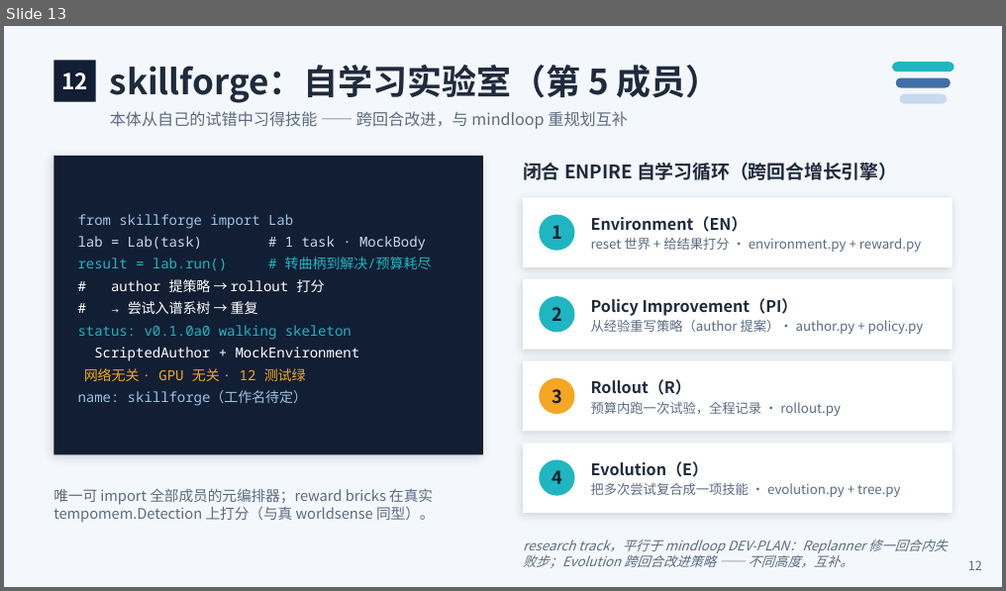
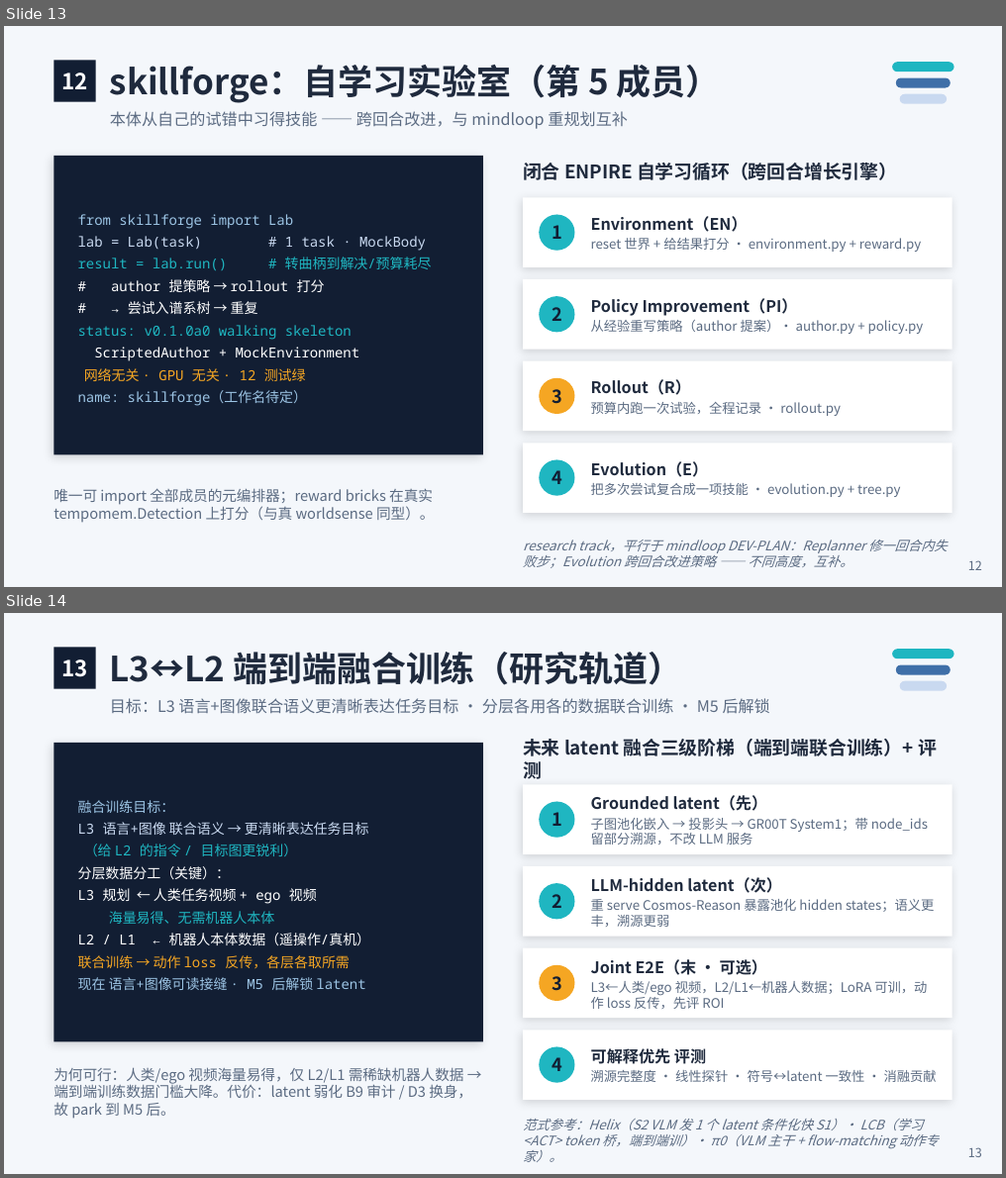
Before and after one commit to wikieden/SpatialRobot, a slide deck: 三层大脑架构方案汇报.pptx. Shown one above the other, each under a label of ours: slide 13 before the commit, slides 13 and 14 after it. The pictures are 1006x591 and 1006x1178 pixels, drawn with LibreOffice and Linux fonts; fonts in the diff are those of the drawing. Boxes give left, top, right and bottom in pixels: in the first picture for what was removed or moved away, otherwise in the second. Text is boxed around its words. In the diff, an @@ line names an element or a change of style, - is before the commit and + after.

Commit message:
docs: latent-fusion plan + competitor facts (Helix 02 3-tier, π0.7) + keynote slides
- l3-l2-roadmap §6 (en/zh): training-data division (human/ego video → L3,
  robot data → L2/L1, joint action loss); the grounding red line (a grounded
  latent ≠ Helix/π0.7's opaque latent; tier-3 joint-E2E trades away body-swap/
  audit/remote-brain — "last/optional"); layered memory latent-ization
  (L0 symbolic graph = source of truth → L1 node embeddings → L2 graph encoder
  → L3 bridge latent), numpy-core preserved.
- landscape + VISION (en/zh): correct Helix to 3-tier S2/S1/S0 (Helix 02,
  semantic-latent coupled) and π0.7 to Knowledge Insulation + prompt context
  conditioning (arXiv 2604.15483); drop the inaccurate "MEM history encoder"
  claim and reframe the wedge's π0.7 evidence as "relies on a prompt-context
  mount point, no persistent memory". Sources cited inline.
- keynote (.pptx) 14→17 slides: + L3↔L2 fusion-training, + "going latent ≠
  becoming them" (grounding red line + memory L0–L3), + "3-tier brain
  convergence / memory moves up / π0.7 prompt = mount point".

```diff
--- a/三层大脑架构方案汇报.pptx
+++ b/三层大脑架构方案汇报.pptx
@@ slide 14 added at <box>4,613,1002,1174</box>, background #F4F7FB @@
@@ rectangle added at <box>54,647,96,689</box>, fill #121E33 @@
@@ text added at <box>61,660,87,677</box>, 16 pt, text #FFFFFF, bold @@
+13
@@ text added at <box>110,652,682,685</box>, 25 pt, text #1F2A3D, bold @@
+L3↔L2 端到端融合训练（研究轨道）
@@ rounded rectangle added at <box>892,649,954,659</box>, fill #1FB6C1 @@
@@ rounded rectangle added at <box>896,664,951,674</box>, fill #3F6FA8 @@
@@ text added at <box>110,698,770,714</box>, 11.5 pt, text #5B6B82 @@
+目标：L3 语言+图像联合语义更清晰表达任务目标 · 分层各用各的数据联合训练 · M5 后解锁
@@ rounded rectangle added at <box>899,681,946,691</box>, fill #C9D9F0 @@
@@ rectangle added at <box>54,743,483,1042</box>, fill #121E33 @@
@@ text added at <box>523,739,937,779</box>, 13.5 pt, text #1F2A3D, bold @@
+未来 latent 融合三级阶梯（端到端联合训练）+ 评测
@@ rectangle added at <box>523,784,952,855</box>, fill #FFFFFF @@
@@ text added at <box>78,800,371,990</box>, 10 pt, text #FFFFFF @@
+融合训练目标：
+L3 语言+图像 联合语义 → 更清晰表达任务目标
+（给 L2 的指令 / 目标图更锐利）
+分层数据分工（关键）：
+L3 规划 ← 人类任务视频 + ego 视频
+海量易得、无需机器人本体
+L2 / L1 ← 机器人本体数据（遥操作/真机）
+联合训练 → 动作 loss 反传，各层各取所需
+现在 语言+图像可读接缝 · M5 后解锁 latent
@@ ellipse added at <box>539,802,575,838</box>, fill #1FB6C1 @@
@@ text added at <box>551,812,562,826</box>, 13 pt, text #121E33, bold @@
+1
@@ text added at <box>591,795,928,845</box>, 9.5 pt, text #5B6B82 @@
+Grounded latent（先）
+子图池化嵌入 → 投影头 → GR00T System1；带 node_ids 留部分溯源，不改 LLM 服务
@@ rectangle added at <box>523,866,952,937</box>, fill #FFFFFF @@
@@ text added at <box>591,877,934,927</box>, 9.5 pt, text #5B6B82 @@
+LLM-hidden latent（次）
+重 serve Cosmos-Reason 暴露池化 hidden states；语义更丰，溯源更弱
@@ ellipse added at <box>539,883,575,919</box>, fill #1FB6C1 @@
@@ text added at <box>551,894,562,908</box>, 13 pt, text #121E33, bold @@
+2
@@ rectangle added at <box>523,949,952,1018</box>, fill #FFFFFF @@
@@ ellipse added at <box>539,965,575,1001</box>, fill #F5A623 @@
@@ text added at <box>591,959,927,1009</box>, 9.5 pt, text #5B6B82 @@
+Joint E2E（末 · 可选）
+L3←人类/ego 视频，L2/L1←机器人数据；LoRA 可训，动作 loss 反传，先评 ROI
@@ text added at <box>551,976,562,991</box>, 13 pt, text #121E33, bold @@
+3
@@ rectangle added at <box>523,1030,952,1100</box>, fill #FFFFFF @@
@@ ellipse added at <box>539,1047,575,1083</box>, fill #1FB6C1 @@
@@ text added at <box>551,1058,562,1071</box>, 13 pt, text #121E33, bold @@
+4
@@ text added at <box>591,1049,937,1082</box>, 9.5 pt, text #5B6B82 @@
+可解释优先 评测
+溯源完整度 · 线性探针 · 符号↔latent 一致性 · 消融贡献
@@ text added at <box>54,1067,472,1119</box>, 10.5 pt, text #5B6B82 @@
+为何可行：人类/ego 视频海量易得，仅 L2/L1 需稀缺机器人数据 → 端到端训练数据门槛大降。代价：latent 弱化 B9 审计 / D3 换身，故 park 到 M5 后。
@@ text added at <box>523,1119,939,1162</box>, 9.5 pt, text #5B6B82, italic @@
+范式参考：Helix（S2 VLM 发 1 个 latent 条件化快 S1）· LCB（学习 <ACT> token 桥，端到端训）· π0（VLM 主干 + flow-matching 动作专家）。
@@ text added at <box>968,1148,982,1157</box>, 9 pt, text #5B6B82 @@
+13
```
Also in this commit, not shown: 2 other slides added, 6 other files.
